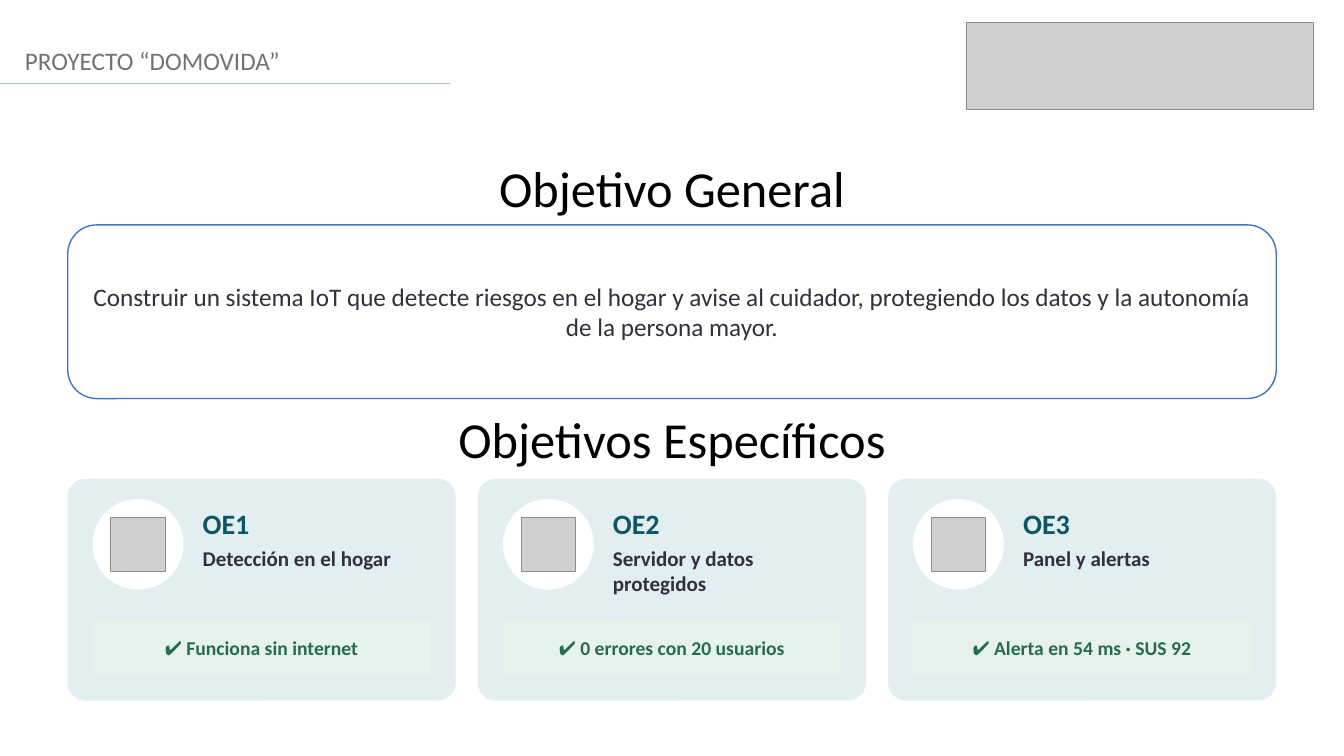
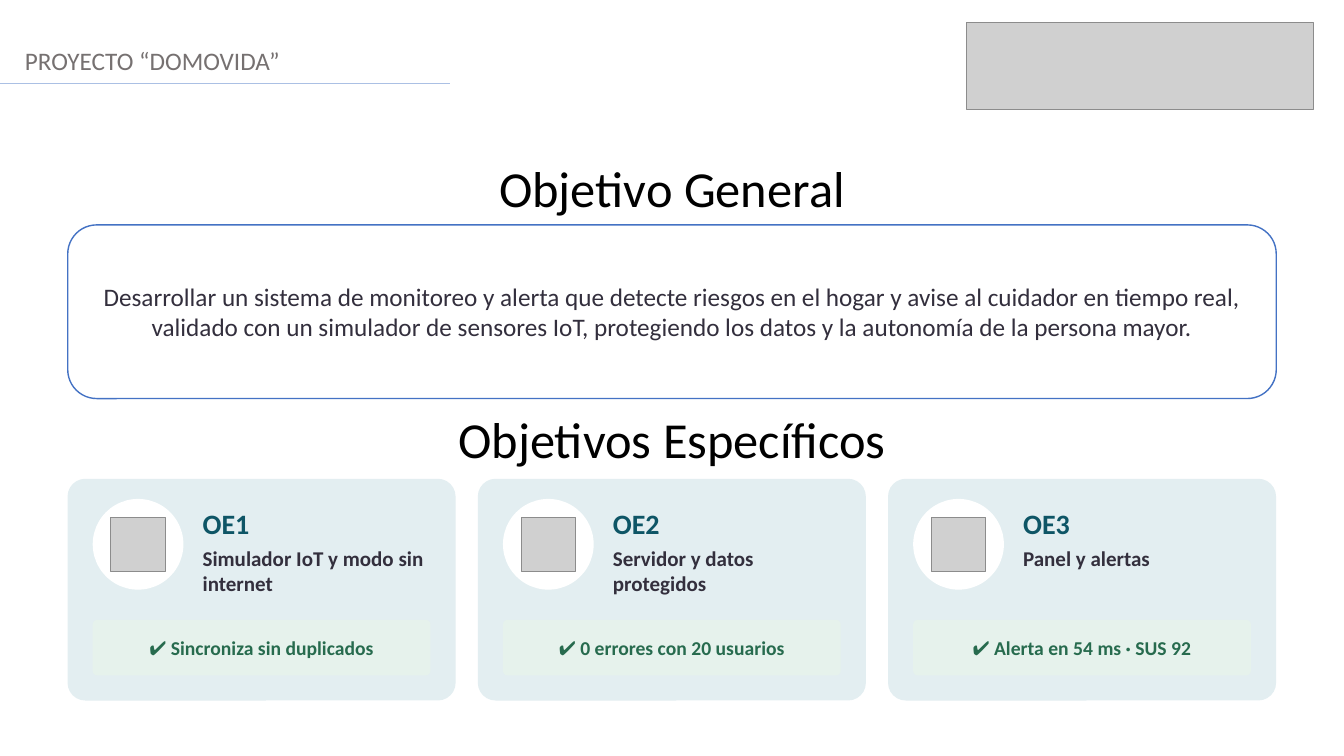
Before and after one commit to AndresVergara74/domovida-backend, a slide deck: slide 5 of docs/fase2/evidencias_proyecto/presentacion/VERGARA_ANDRES_Presentacion_Proyecto_APT_DomoVida.pptx. Drawn at 1344x756 pixels with LibreOffice and Linux fonts; fonts in the diff are those of the drawing; grey boxes stand for pictures. Boxes give left, top, right and bottom in pixels: in the first picture for what was removed or moved away, otherwise in the second. Text is boxed around its words. In the diff, an @@ line names an element or a change of style, - is before the commit and + after.

Commit message:
docs: objetivo con simulador IoT y Fase 3 en semanas 16 a 18 (ensayo 11/11)

```diff
--- a/docs/fase2/evidencias_proyecto/presentacion/VERGARA_ANDRES_Presentacion_Proyecto_APT_DomoVida.pptx
+++ b/docs/fase2/evidencias_proyecto/presentacion/VERGARA_ANDRES_Presentacion_Proyecto_APT_DomoVida.pptx
@@ text in rounded rectangle at <box>104,288,1239,341</box>: text changed @@
-Construir un sistema IoT que detecte riesgos en el hogar y avise al cuidador, protegiendo los datos y la autonomía de la persona mayor.
+Desarrollar un sistema de monitoreo y alerta que detecte riesgos en el hogar y avise al cuidador en tiempo real, validado con un simulador de sensores IoT, protegiendo los datos y la autonomía de la persona mayor.
@@ text at <box>203,551,424,591</box>: text changed @@
-Detección en el hogar
+Simulador IoT y modo sin internet
@@ text at <box>171,641,374,658</box>: text changed @@
-✔ Funciona sin internet
+✔ Sincroniza sin duplicados
```
Also in this commit, not shown: 5 other slides changed, 5 other files.
